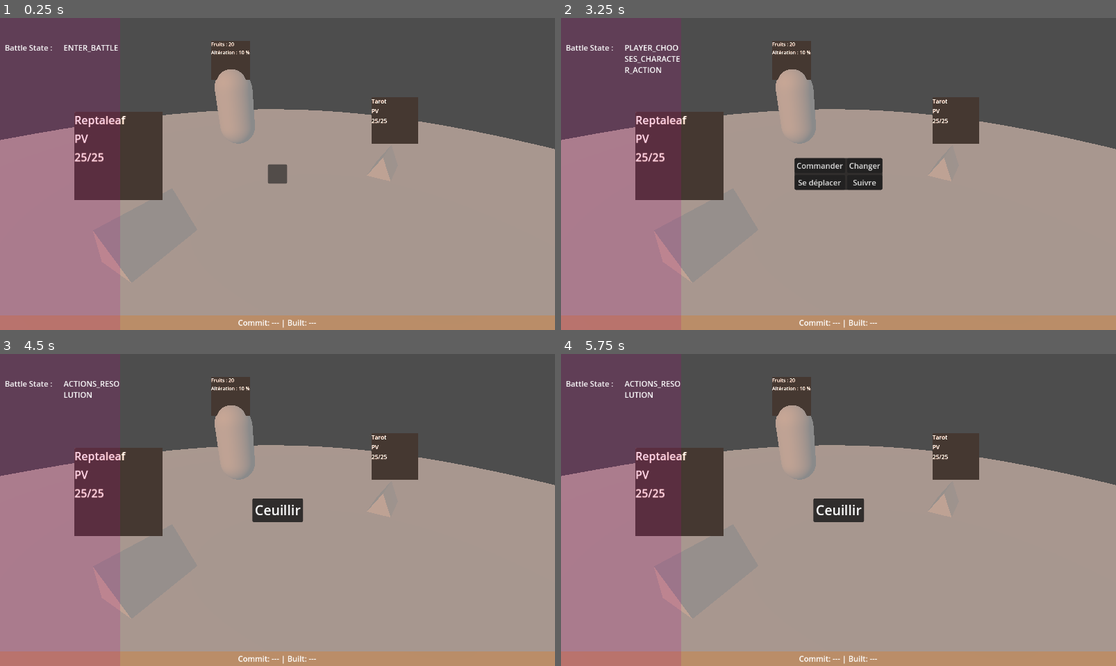
Above: before the commit, frames 1-4 (two rows, left to right).
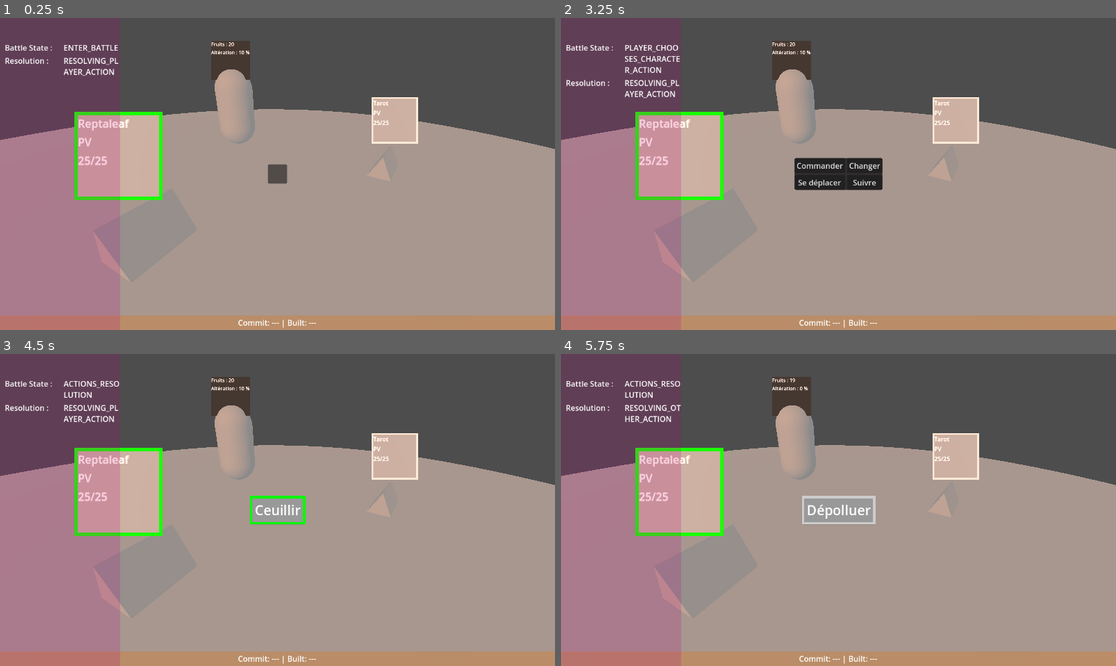
Above: after the commit, the same moments.

Repository: BenjaminAndre/Jolar
Game: Godot game, scene res://prototyping.tscn
Two runs of this game, one before a commit and one after it. Both use one fixed random seed, a clock stepped at 60 frames per second and the inputs below.
Inputs:
- Up to frame 1 (0.25 s): no input
- Up to frame 2 (3.25 s): tap Enter at 0.5, 2 s; tap Space at 1.25, 2.75 s
- Up to frame 3 (4.5 s): click "Commander" at 3.5 s; click "Ceuillir" at 4.25 s
- Up to frame 4 (5.75 s): tap Enter at 5 s

The runs differ from the first frame. In frame 1, 6.0% of the frame differs, in the area x 0-76%, y 12-59%; in frame 2, 6.0%; in frame 3, 6.8%; in frame 4, 7.0%, in the area x 0-76%, y 7-59%.

Commit message:
Color coding & bug fixes

Diff:
--- a/prototyping.tscn
+++ b/prototyping.tscn
@@ -105,6 +105,23 @@
 fit_content = true
 
 [node name="Value" type="RichTextLabel" parent="UI/DebugInfo/MarginContainer/VBoxContainer/BattleState"]
+layout_mode = 2
+size_flags_horizontal = 3
+theme = ExtResource("4_00ll3")
+text = "00"
+fit_content = true
+
+[node name="ResolveState" type="HBoxContainer" parent="UI/DebugInfo/MarginContainer/VBoxContainer"]
+layout_mode = 2
+
+[node name="RichTextLabel" type="RichTextLabel" parent="UI/DebugInfo/MarginContainer/VBoxContainer/ResolveState"]
+layout_mode = 2
+size_flags_horizontal = 3
+theme = ExtResource("4_00ll3")
+text = "Resolution : "
+fit_content = true
+
+[node name="Value" type="RichTextLabel" parent="UI/DebugInfo/MarginContainer/VBoxContainer/ResolveState"]
 layout_mode = 2
 size_flags_horizontal = 3
 theme = ExtResource("4_00ll3")
--- a/res/moves/depollute.tres
+++ b/res/moves/depollute.tres
@@ -6,14 +6,8 @@
 script = ExtResource("1_gflem")
 name = "Dépolluer"
 type = 0
-alteration_effect = -0.1
+alteration_effect = -10.0
 erosion_bonus = 0.0
 collect_effect = 0.0
-this_toothy_effect = 0.0
-this_wavy_effect = 0.0
-this_blocky_effect = 0.0
 this_health_effect = 0
-other_toothy_effect = 0.0
-other_wavy_effect = 0.0
-other_blocky_effect = 0.0
 other_health_effect = 0
--- a/res/moves/leaf.tres
+++ b/res/moves/leaf.tres
@@ -6,7 +6,7 @@
 script = ExtResource("1_0in4u")
 name = "Feuille"
 type = 2
-alteration_effect = 0.05
+alteration_effect = 5.0
 erosion_bonus = 0.0
 collect_effect = 0.0
 this_health_effect = 15
--- a/res/moves/punch.tres
+++ b/res/moves/punch.tres
@@ -6,14 +6,8 @@
 script = ExtResource("1_73bt5")
 name = "Cogner"
 type = 0
-alteration_effect = 0.05
+alteration_effect = 5.0
 erosion_bonus = 0.0
 collect_effect = 0.0
-this_toothy_effect = 0.0
-this_wavy_effect = 0.0
-this_blocky_effect = 0.0
 this_health_effect = 0
-other_toothy_effect = 0.0
-other_wavy_effect = 0.0
-other_blocky_effect = 0.0
 other_health_effect = -5
--- a/res/moves/spark.tres
+++ b/res/moves/spark.tres
@@ -4,16 +4,10 @@
 
 [resource]
 script = ExtResource("1_fsjut")
-name = "Étincelle"
+name = "Braise"
 type = 3
-alteration_effect = 0.05
+alteration_effect = 5.0
 erosion_bonus = 0.0
 collect_effect = 0.0
-this_toothy_effect = 0.0
-this_wavy_effect = 0.0
-this_blocky_effect = 0.0
 this_health_effect = 0
-other_toothy_effect = 0.0
-other_wavy_effect = 0.0
-other_blocky_effect = 0.0
 other_health_effect = -5
--- a/scn/creature.tscn
+++ b/scn/creature.tscn
@@ -1,7 +1,8 @@
-[gd_scene load_steps=7 format=3 uid="uid://die38voigggro"]
+[gd_scene load_steps=8 format=3 uid="uid://die38voigggro"]
 
 [ext_resource type="Script" path="res://src/ui/creature_ui.gd" id="1_j0pwg"]
 [ext_resource type="Resource" uid="uid://co0y1hgm7e6vm" path="res://res/creatures/reptaleaf.tres" id="2_1nl0g"]
+[ext_resource type="Theme" uid="uid://4p8ffht1m3je" path="res://main_theme.tres" id="3_6f2sx"]
 
 [sub_resource type="PrismMesh" id="PrismMesh_pnsae"]
 
@@ -32,26 +33,32 @@
 size = Vector2i(128, 128)
 
 [node name="PanelContainer" type="PanelContainer" parent="SubViewport"]
-custom_minimum_size = Vector2(250, 0)
-offset_right = 250.0
-offset_bottom = 512.0
-size_flags_horizontal = 4
+anchors_preset = 15
+anchor_right = 1.0
+anchor_bottom = 1.0
+grow_horizontal = 2
+grow_vertical = 2
+theme = ExtResource("3_6f2sx")
 
 [node name="Data" type="VBoxContainer" parent="SubViewport/PanelContainer"]
 layout_mode = 2
 size_flags_horizontal = 3
+theme = ExtResource("3_6f2sx")
 
 [node name="Name" type="RichTextLabel" parent="SubViewport/PanelContainer/Data"]
 layout_mode = 2
+theme = ExtResource("3_6f2sx")
 text = "Nom"
 fit_content = true
 
 [node name="RichTextLabel" type="RichTextLabel" parent="SubViewport/PanelContainer/Data"]
 layout_mode = 2
+theme = ExtResource("3_6f2sx")
 text = "PV"
 fit_content = true
 
 [node name="PV" type="RichTextLabel" parent="SubViewport/PanelContainer/Data"]
 layout_mode = 2
+theme = ExtResource("3_6f2sx")
 text = "25"
 fit_content = true
--- a/src/battle_handler.gd
+++ b/src/battle_handler.gd
@@ -6,10 +6,7 @@
 
 # Called when the node enters the scene tree for the first time.
 func _ready() -> void:
-    this_creature.creature.health = this_creature.creature.base_health
-    this_creature.creature.temp_health = this_creature.creature.base_health
-    other_creature.creature.health = other_creature.creature.base_health
-    other_creature.creature.temp_health = other_creature.creature.base_health
+    pass
 
 
 # Called every frame. 'delta' is the elapsed time since the previous frame.
--- a/src/battle_state_machine.gd
+++ b/src/battle_state_machine.gd
@@ -1,13 +1,18 @@
 extends Node
 
 const TIME_TO_PREPARE : float = 3.0
+const TIME_PER_ACTION : float = 1.0
 @onready var this_creature: Node3D = $"../World/ThisCreature"
 @onready var other_creature: Node3D = $"../World/OtherCreature"
 
+var action_state : Enums.ActionResolutionState
 var current_state : Enums.BattleState
 var last_state : Enums.BattleState
 var last_chosen_capacity : Move
+var other_capacity : Move
 var time_spent_in_state : float
+var time_showing_action : float
+var players_resolved : int
 
 # Called when the node enters the scene tree for the first time.
 func _ready() -> void:
@@ -15,7 +20,6 @@
     current_state = Enums.BattleState.ENTER_BATTLE
     Signals.ui_character_choses.connect(_on_character_chosen)
     Signals.ui_creature_choses.connect(_on_creature_chosen)
-    Signals.resolution_ended.connect(_on_resolution_ended)
 
 # Called every frame. 'delta' is the elapsed time since the previous frame.
 func _process(delta: float) -> void:
@@ -27,6 +31,11 @@
         current_state = Enums.BattleState.PLAYER_CHOOSES_CHARACTER_ACTION
     if current_state == Enums.BattleState.BATTLE_REPORT and time_spent_in_state > TIME_TO_PREPARE :
         current_state = Enums.BattleState.ENTER_BATTLE
+
+    if current_state == Enums.BattleState.ENTER_BATTLE :
+        _process_enter_battle()
+    if current_state == Enums.BattleState.ACTIONS_RESOLUTION :
+        _process_resolution(delta)
 
 func _on_character_chosen(value: Enums.CharacterAction) -> void :
     if current_state == Enums.BattleState.PLAYER_CHOOSES_CHARACTER_ACTION :
@@ -42,33 +51,55 @@
 func _on_creature_chosen(value: int) -> void :
     if current_state == Enums.BattleState.PLAYER_CHOOSES_CREATURE_ACTION :
         last_chosen_capacity = this_creature.creature.moves[value]
-        current_state = Enums.BattleState.ACTIONS_RESOLUTION
+        _enter_state(Enums.BattleState.ACTIONS_RESOLUTION)
 
-func _on_resolution_ended() -> void :
-    if current_state == Enums.BattleState.ACTIONS_RESOLUTION :
+
+func _enter_state(new_state : Enums.BattleState) -> void :
+    _leave_state()
+    current_state = new_state
+    if new_state == Enums.BattleState.ACTIONS_RESOLUTION :
         var is_slower = this_creature.creature.speed < other_creature.creature.speed
-        var other_capacity = other_creature.creature.moves[randi()%4]
+        other_capacity = other_creature.creature.moves[randi()%4]
+        if is_slower :
+            action_state = Enums.ActionResolutionState.RESOLVING_OTHER_ACTION
+        else :
+            action_state = Enums.ActionResolutionState.RESOLVING_PLAYER_ACTION
 
-        var first_to_play = this_creature.creature
-        var second_to_play = other_creature.creature
-        var first_capacity = last_chosen_capacity
-        var second_capacity = other_capacity
+func _leave_state() -> void:
+    if current_state == Enums.BattleState.ACTIONS_RESOLUTION:
+        players_resolved = 0
 
-        if is_slower :
-            first_to_play = other_creature.creature
-            second_to_play = this_creature.creature
-            first_capacity = other_creature
-            second_capacity = last_chosen_capacity
+func _process_enter_battle() -> void:
+    this_creature.creature.health = this_creature.creature.base_health
+    this_creature.creature.temp_health = this_creature.creature.base_health
+    other_creature.creature.health = other_creature.creature.base_health
+    other_creature.creature.temp_health = other_creature.creature.base_health
+    this_creature.is_players = true
 
-        _apply_move(first_capacity, first_to_play, second_to_play)
+func _process_resolution(delta : float) -> void :
 
-        current_state = Enums.BattleState.PLAYER_CHOOSES_CHARACTER_ACTION
-        if this_creature.creature.health <= 0 or other_creature.creature.health <= 0 :
-            current_state = Enums.BattleState.BATTLE_REPORT
+    if players_resolved > 0 :
+        time_showing_action += delta
+        if time_showing_action < TIME_PER_ACTION:
+            return
         else :
-            _apply_move(second_capacity, second_to_play, first_to_play)
-            if this_creature.creature.health <= 0 or other_creature.creature.health <= 0 :
-                current_state = Enums.BattleState.BATTLE_REPORT
+            time_showing_action = 0
+            if action_state == Enums.ActionResolutionState.RESOLVING_PLAYER_ACTION :
+                action_state = Enums.ActionResolutionState.RESOLVING_OTHER_ACTION
+            else :
+                action_state = Enums.ActionResolutionState.RESOLVING_PLAYER_ACTION
+
+
+    if players_resolved == 2 :
+        _enter_state(Enums.BattleState.PLAYER_CHOOSES_CHARACTER_ACTION)
+        return
+
+    if action_state == Enums.ActionResolutionState.RESOLVING_PLAYER_ACTION :
+        _apply_move(last_chosen_capacity, this_creature.creature, other_creature.creature)
+        players_resolved += 1
+    else :
+        _apply_move(other_capacity, other_creature.creature, this_creature.creature)
+        players_resolved += 1
 
 
 
@@ -89,3 +120,5 @@
 
     # Fruits
     BattleContainer.remaining_fruits -= move.collect_effect
+    if from.health <= 0 or to.health <= 0 or BattleContainer.remaining_fruits <= 0 :
+            current_state = Enums.BattleState.BATTLE_REPORT
--- a/src/global/battle_container.gd
+++ b/src/global/battle_container.gd
@@ -4,9 +4,9 @@
 var creature_2 : Creature
 
 var remaining_fruits : int
-var alteration : float #0 to 1
+var alteration : float #0 to 100
 
 # Called when the node enters the scene tree for the first time.
 func _ready() -> void:
     remaining_fruits = 20 # ref à WH40k
-    alteration = 0.1
+    alteration = 10
--- a/src/global/enums.gd
+++ b/src/global/enums.gd
@@ -19,6 +19,11 @@
     BATTLE_REWARDS,
 }
 
+enum ActionResolutionState {
+    RESOLVING_PLAYER_ACTION,
+    RESOLVING_OTHER_ACTION
+}
+
 enum CharacterAction {
     COMMAND_CREATURE,
     CHANGE_CREATURE,
--- a/src/ui/creature_ui.gd
+++ b/src/ui/creature_ui.gd
@@ -2,11 +2,18 @@
 
 @onready var name_label: RichTextLabel = $SubViewport/PanelContainer/Data/Name
 @onready var pv_label: RichTextLabel = $SubViewport/PanelContainer/Data/PV
+@onready var panel_container: PanelContainer = $SubViewport/PanelContainer
+@export var creature : Creature
 
-@export var creature : Creature
+var is_players : bool
 
 func _ready() -> void:
     name_label.text = creature.name
 
 func _process(delta: float) -> void:
     pv_label.text = str(creature.health) + "/" + str(creature.temp_health)
+    var override = StyleBoxFlat.new()
+    override.set_border_width_all(5)
+    if is_players :
+        override.border_color = Color.GREEN
+    panel_container.add_theme_stylebox_override("panel", override)
--- a/src/ui/debug_info.gd
+++ b/src/ui/debug_info.gd
@@ -4,6 +4,7 @@
 @onready var build_metadata: PanelContainer = $"../BuildMetadata"
 
 @onready var battle_value: RichTextLabel = $MarginContainer/VBoxContainer/BattleState/Value
+@onready var action_value: RichTextLabel = $MarginContainer/VBoxContainer/ResolveState/Value
 
 func _ready() -> void:
     if !OS.is_debug_build():
@@ -13,3 +14,4 @@
 # Called every frame. 'delta' is the elapsed time since the previous frame.
 func _process(delta: float) -> void:
     battle_value.text = Enums.BattleState.keys()[battle_state_machine.current_state]
+    action_value.text = Enums.ActionResolutionState.keys()[battle_state_machine.action_state]
--- a/src/ui/resolution.gd
+++ b/src/ui/resolution.gd
@@ -1,22 +1,20 @@
 extends PanelContainer
-
-const TIME_TO_RESOLVE : float = 2.0
 
 @onready var battle_state_machine: Node = $"../../../BattleStateMachine"
 @onready var my_action: RichTextLabel = $MarginContainer/MyAction
 
 
-var time_spent_in_resolution : float = 0.0
 
 
 func _process(delta: float) -> void:
     visible = battle_state_machine.current_state == Enums.BattleState.ACTIONS_RESOLUTION
     if visible:
-        my_action.text = battle_state_machine.last_chosen_capacity.name
-        time_spent_in_resolution += delta
-    else :
-        time_spent_in_resolution = 0.0
-
-
-    if time_spent_in_resolution > TIME_TO_RESOLVE:
-        Signals.resolution_ended.emit()
+        var is_player = battle_state_machine.action_state == Enums.ActionResolutionState.RESOLVING_PLAYER_ACTION
+        var override = StyleBoxFlat.new()
+        override.set_border_width_all(5)
+        if is_player :
+            my_action.text = battle_state_machine.last_chosen_capacity.name
+            override.border_color = Color.GREEN
+        else :
+            my_action.text = battle_state_machine.other_capacity.name
+        add_theme_stylebox_override("panel", override)
--- a/src/ui/victory_tree.gd
+++ b/src/ui/victory_tree.gd
@@ -7,4 +7,4 @@
 
 func _process(delta: float) -> void:
     fruits.text = "Fruits : " + str(BattleContainer.remaining_fruits)
-    alteration.text = "Altération : " + str(int(BattleContainer.alteration * 100)) + " %"
+    alteration.text = "Altération : " + str(int(BattleContainer.alteration)) + " %"
